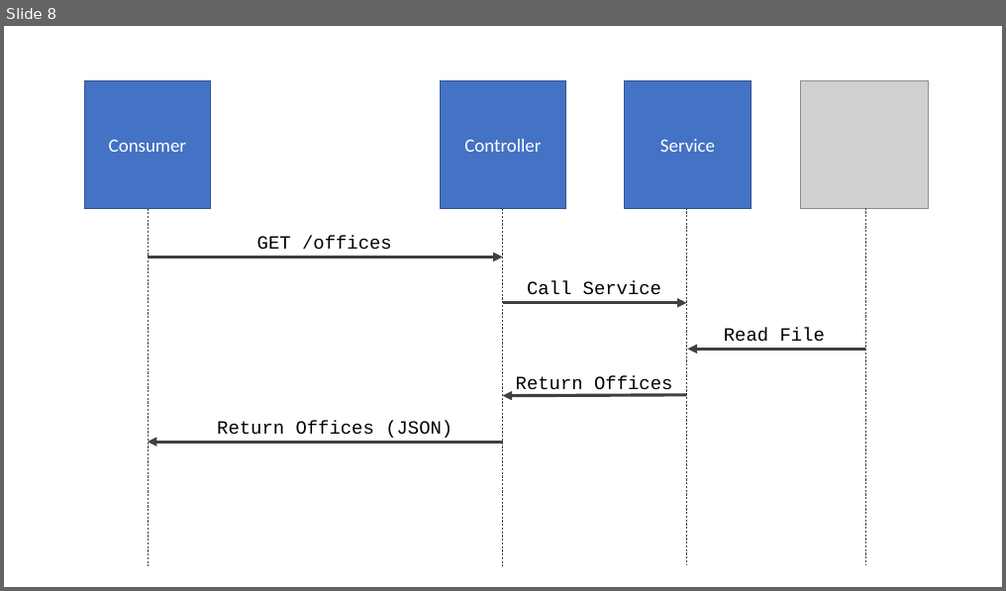
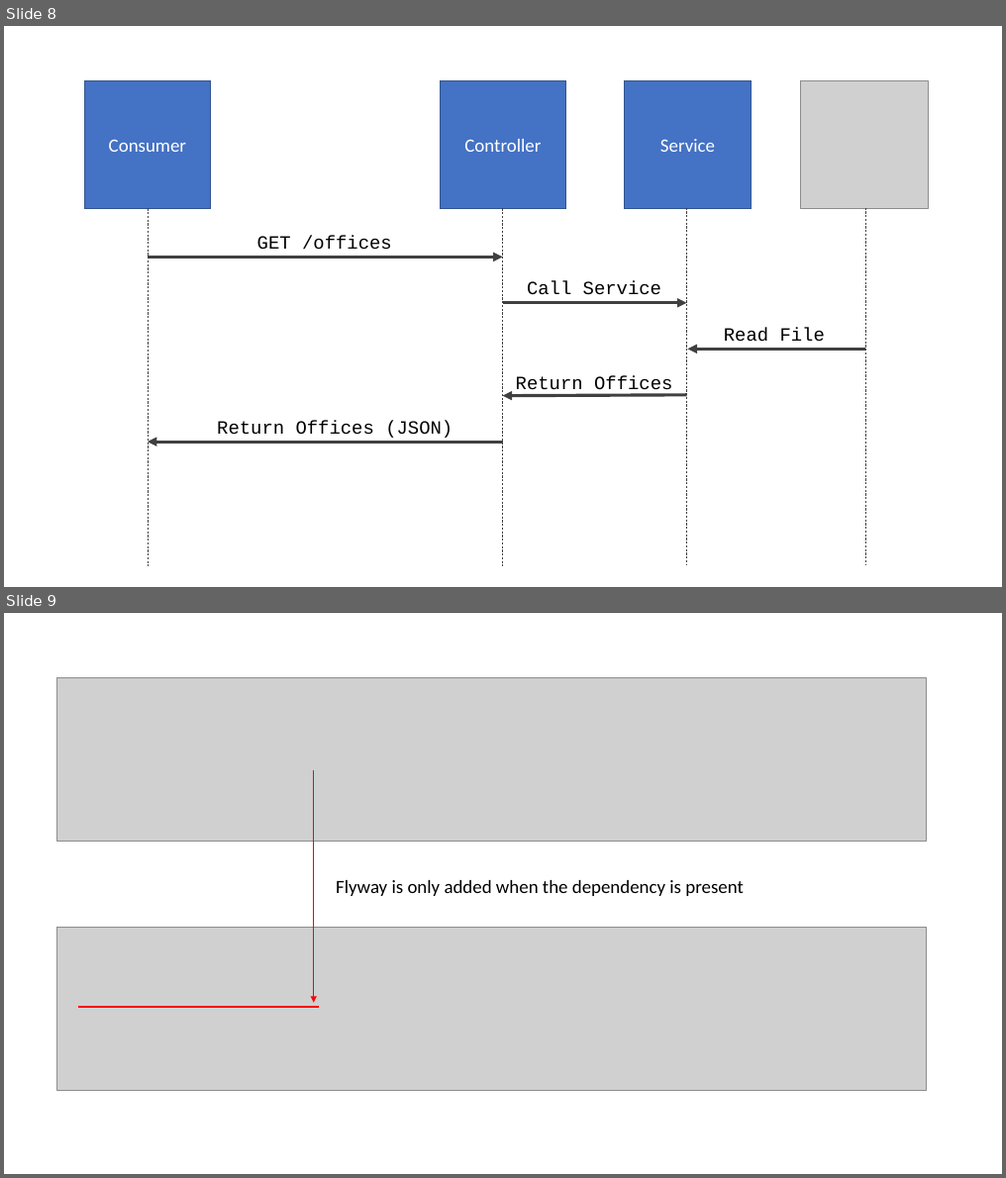
Before and after one commit to albertattard/spring-boot-camp, a slide deck: assets/images/Images.pptx. Shown one above the other, each under a label of ours: slide 8 before the commit, slides 8 and 9 after it. The pictures are 1006x591 and 1006x1178 pixels, drawn with LibreOffice and Linux fonts; fonts in the diff are those of the drawing; grey boxes stand for pictures. Boxes give left, top, right and bottom in pixels: in the first picture for what was removed or moved away, otherwise in the second. Text is boxed around its words. In the diff, an @@ line names an element or a change of style, - is before the commit and + after.

```diff
--- a/assets/images/Images.pptx
+++ b/assets/images/Images.pptx
@@ slide 9 added at [4,613,1002,1174], background #FFFFFF @@
@@ picture added at [56,677,926,841] @@
@@ arrow added from (314, 770) to (314, 1003), #FF0000 0.5 pt @@
@@ text added at [336,880,744,896], 18 pt, text #000000 @@
+Flyway is only added when the dependency is present
@@ picture added at [56,928,926,1090] @@
@@ line added from (319, 1007) to (78, 1007), #FF0000 2.25 pt @@
```
Also in this commit, not shown: 1 other slide added, 7 other files.
